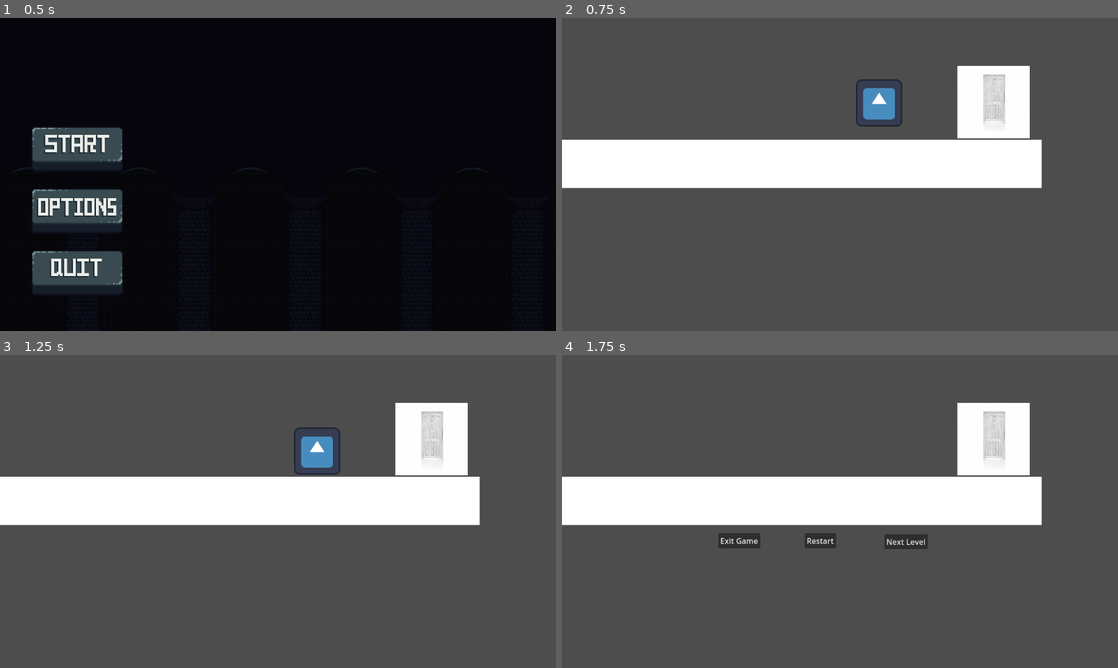
Above: before the commit, frames 1-4 (two rows, left to right).
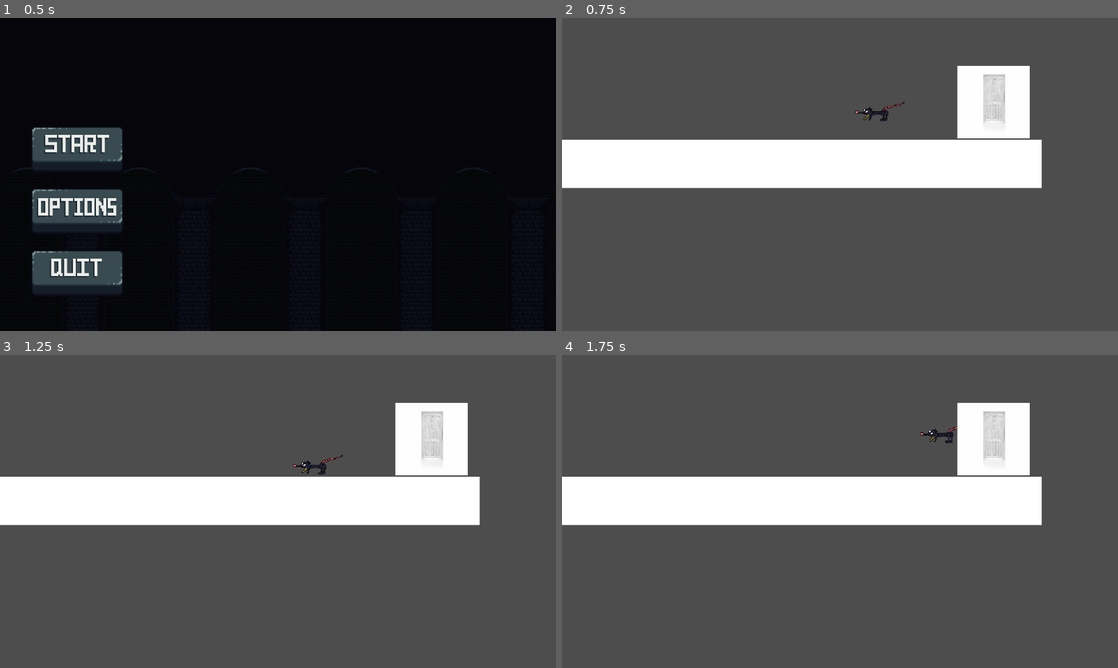
Above: after the commit, the same moments.

Repository: JQBA/Scaling
Game: Godot game, scene res://MainMenus/main_menu.tscn
Two runs of this game, one before a commit and one after it. Both use one fixed random seed, a clock stepped at 60 frames per second and the inputs below. The engine's default icon, where the game draws it, is replaced by a stand-in: a white triangle on a blue panel in a dark square.
Inputs (mouse positions are in pixels of both pictures, inside the frame that each line leads up to):
- Up to frame 1 (0.5 s): no input
- Up to frame 2 (0.75 s): click (639, 149) at 0.5 s
- Up to frame 3 (1.25 s): no input
- Up to frame 4 (1.75 s): tap Enter at 1.25 s; hold D (MoveRight) from 1.28 s (still down); tap Space (Jump) at 1.52 s

Frame 1 is identical in both runs. In frame 2, 0.8% of the frame differs, in the area x 52-62%, y 19-35%; in frame 3, 0.8%; in frame 4, 1.0%, in the area x 28-72%, y 22-62%.

Commit message:
oopsie fix

Diff:
--- a/GamePlayObjects/PlayerNode.tscn
+++ b/GamePlayObjects/PlayerNode.tscn
@@ -1,10 +1,10 @@
 [gd_scene load_steps=4 format=3 uid="uid://bt1kg0e8y8pqe"]
 
 [ext_resource type="Script" path="res://Scipts/PlayerScipt.gd" id="1_sysrc"]
-[ext_resource type="Texture2D" uid="uid://bfm05nbia1pjv" path="res://icon.svg" id="2_jdggv"]
+[ext_resource type="Texture2D" uid="uid://drmwwam23nw1b" path="res://Assets/thiccRatpng.png" id="2_jky3j"]
 
 [sub_resource type="RectangleShape2D" id="RectangleShape2D_uvv55"]
-size = Vector2(130, 132)
+size = Vector2(104, 46.6667)
 
 [node name="PlayerNode" type="CharacterBody2D"]
 position = Vector2(3, 19)
@@ -12,11 +12,11 @@
 script = ExtResource("1_sysrc")
 
 [node name="CollisionShape2D" type="CollisionShape2D" parent="."]
-position = Vector2(0, -69)
+position = Vector2(-13, -47.5)
 scale = Vector2(0.75, 0.75)
 shape = SubResource("RectangleShape2D_uvv55")
 
 [node name="Sprite2D" type="Sprite2D" parent="."]
 position = Vector2(0, -68)
 scale = Vector2(0.75, 0.765)
-texture = ExtResource("2_jdggv")
+texture = ExtResource("2_jky3j")
--- a/Scipts/PlayerScipt.gd
+++ b/Scipts/PlayerScipt.gd
@@ -8,6 +8,7 @@
 var gravity = ProjectSettings.get_setting("physics/2d/default_gravity")
 
 var RatSize = 1
+
 
 func _unhandled_key_input(event: InputEvent) -> void:
 	if event.is_action_pressed("ui_cancel"):
